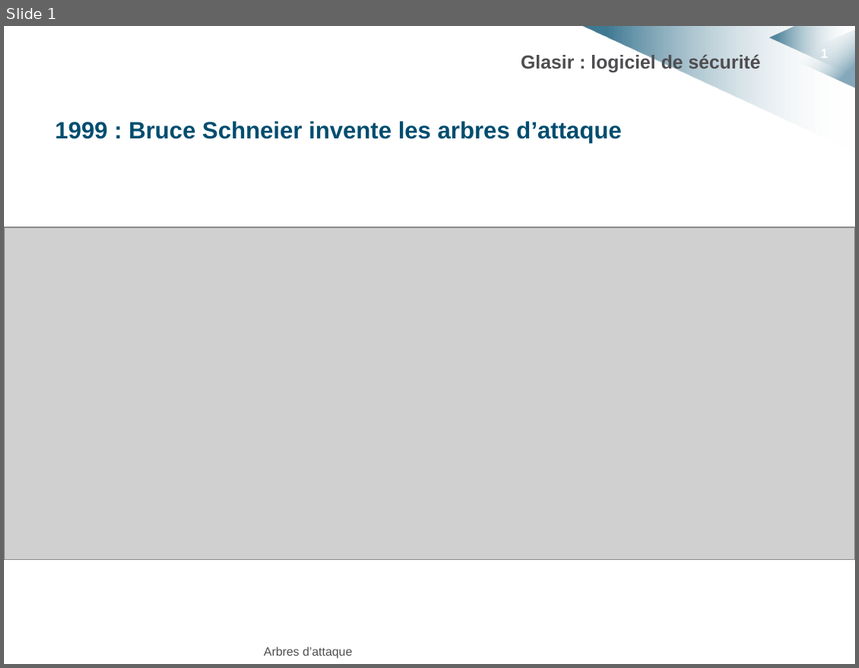
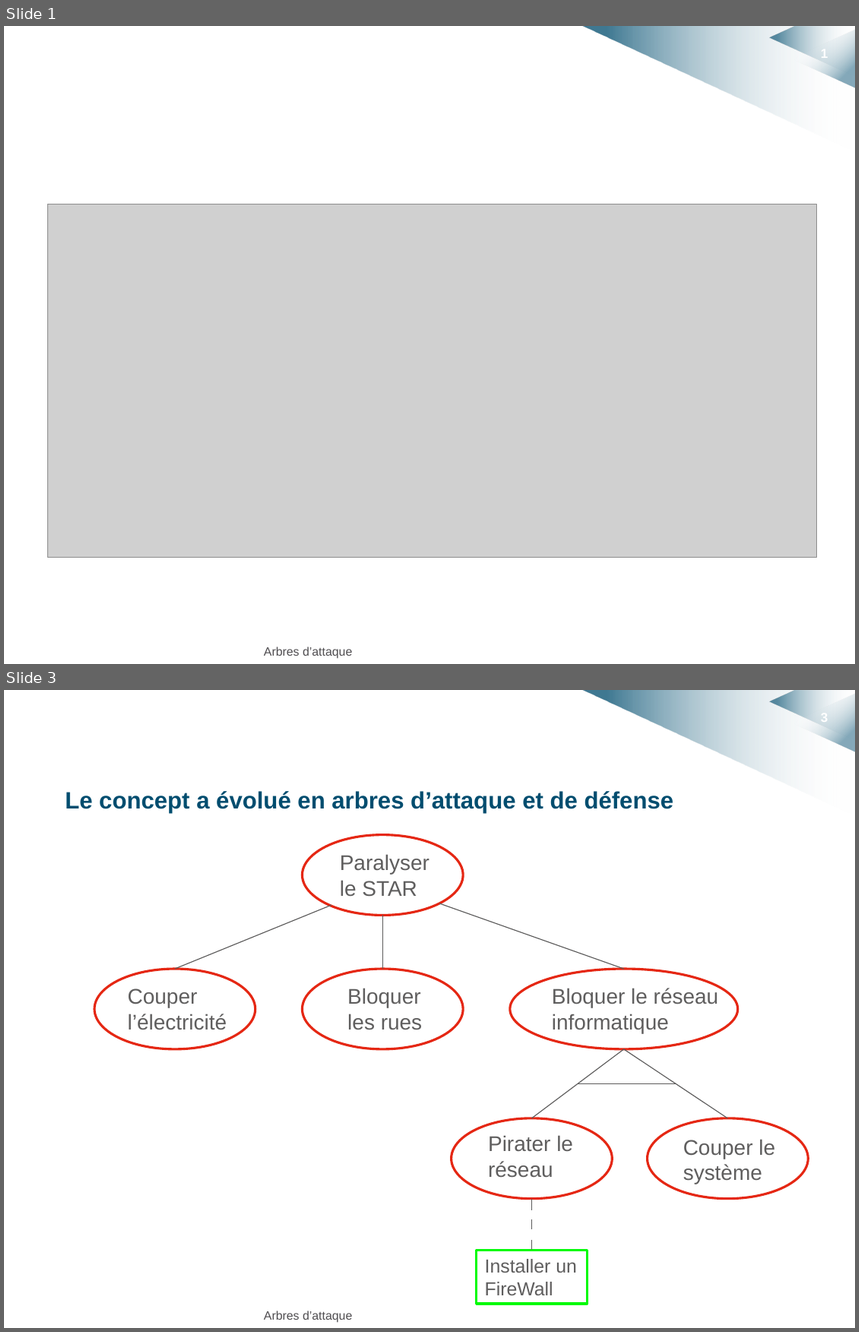
Before and after one commit to HKervadec/korrigolo, a slide deck: soutenances/projet_decembre/etat_art.pptx. Shown one above the other, each under a label of ours: slide 1 before the commit, slides 1 and 3 after it; the slides between them are not shown. The pictures are 859x668 and 859x1332 pixels, drawn with LibreOffice and Linux fonts; fonts in the diff are those of the drawing; grey boxes stand for pictures; background and template pictures are left out. Boxes give left, top, right and bottom in pixels: in the first picture for what was removed or moved away, otherwise in the second. Text is boxed around its words. In the diff, an @@ line names an element or a change of style, - is before the commit and + after.

```diff
--- a/soutenances/projet_decembre/etat_art.pptx
+++ b/soutenances/projet_decembre/etat_art.pptx
@@ slide 3 added at [4, 690, 855, 1328], background #FFFFFF; not listed: 4 template elements that a slide beside it also shows @@
@@ text added at [65, 791, 674, 814], 20 pt, text #004D6F, bold @@
+Le concept a évolué en arbres d’attaque et de défense
@@ ellipse added at [302, 834, 463, 915], fill #FFFFFF, outline #E52713 2 pt @@
@@ text added at [340, 854, 430, 897], 18 pt, text #5F5E5E @@
+Paralyser le STAR
@@ line added from (332, 905) to (175, 969), #5D5C5C 0.75 pt @@
@@ line added from (382, 916) to (382, 969), #5D5C5C 0.75 pt @@
@@ line added from (439, 904) to (623, 969), #5D5C5C 0.75 pt @@
@@ ellipse added at [94, 969, 255, 1049], fill #FFFFFF, outline #E52713 2 pt @@
@@ ellipse added at [302, 969, 463, 1049], fill #FFFFFF, outline #E52713 2 pt @@
@@ ellipse added at [509, 969, 737, 1049], fill #FFFFFF, outline #E52713 2 pt @@
@@ text added at [128, 989, 227, 1030], 18 pt, text #5F5E5E @@
+Couper l’électricité
@@ text added at [348, 988, 422, 1030], 18 pt, text #5F5E5E @@
+Bloquer les rues
@@ text added at [552, 988, 719, 1034], 18 pt, text #5F5E5E @@
+Bloquer le réseau informatique
@@ line added from (623, 1049) to (531, 1118), #5D5C5C 0.75 pt @@
@@ line added from (623, 1049) to (728, 1118), #5D5C5C 0.75 pt @@
@@ line added from (578, 1084) to (676, 1084), #5D5C5C 0.75 pt @@
@@ ellipse added at [452, 1118, 613, 1198], fill #FFFFFF, outline #E52713 2 pt @@
@@ ellipse added at [648, 1118, 808, 1198], fill #FFFFFF, outline #E52713 2 pt @@
@@ text added at [488, 1135, 573, 1178], 18 pt, text #5F5E5E @@
+Pirater le réseau
@@ text added at [683, 1139, 775, 1185], 18 pt, text #5F5E5E @@
+Couper le système
@@ line added from (531, 1199) to (531, 1210), #5D5C5C 0.75 pt @@
@@ line added from (531, 1220) to (531, 1230), #5D5C5C 0.75 pt @@
@@ rectangle added at [477, 1250, 587, 1304], fill #FFFFFF, outline #00FA06 2 pt @@
@@ text added at [485, 1259, 577, 1296], 16 pt, text #5F5E5E @@
+Installer un FireWall
@@ line added from (531, 1240) to (531, 1250), #5D5C5C 0.75 pt @@
@@ text added at [264, 1311, 352, 1323], 10.2 pt, text #4F4D50 @@
+Arbres d’attaque
@@ slide 1 changed as well @@
@@ title removed at [521, 53, 761, 73] @@
-Glasir : logiciel de sécurité
@@ text removed at [55, 121, 621, 143] @@
-1999 : Bruce Schneier invente les arbres d’attaque
@@ picture: place and size @@
-picture at [4, 227, 855, 560]
+picture at [47, 205, 816, 558]
```
Also in this commit, not shown: 1 other slide added, 1 slide removed.
